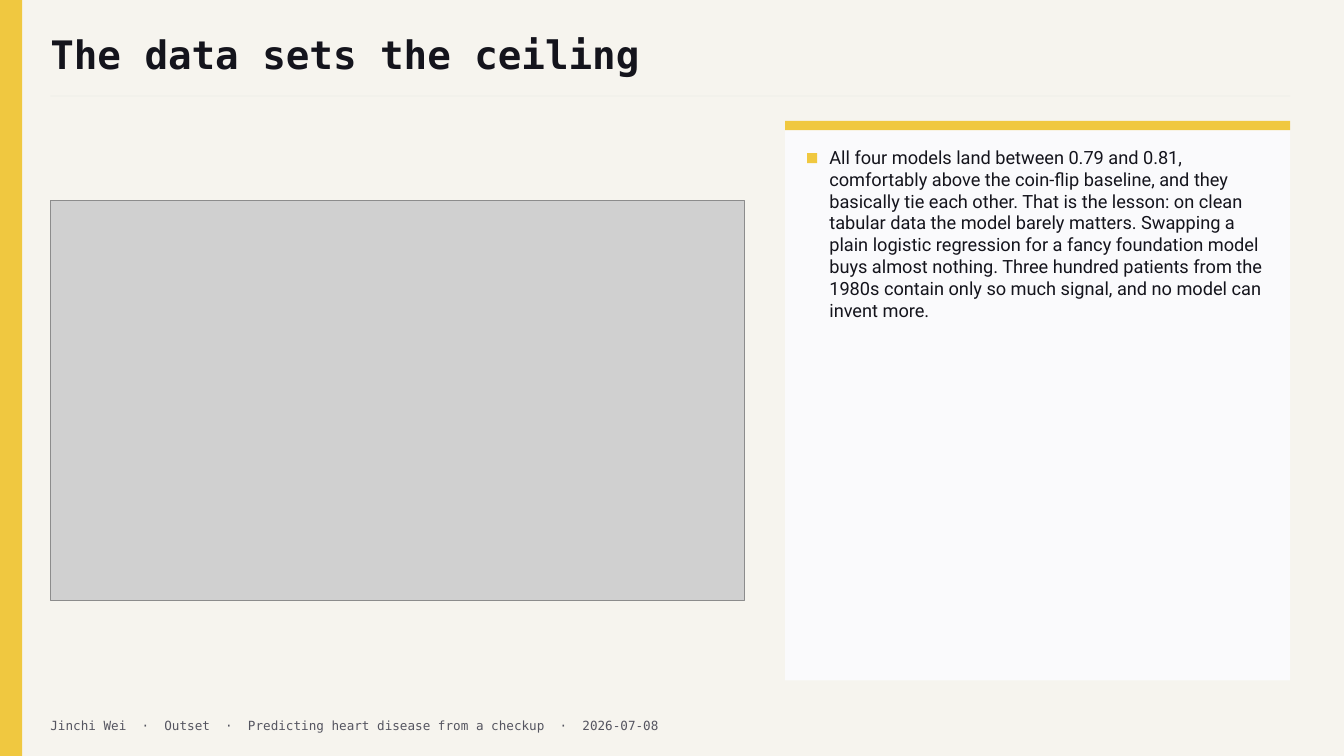
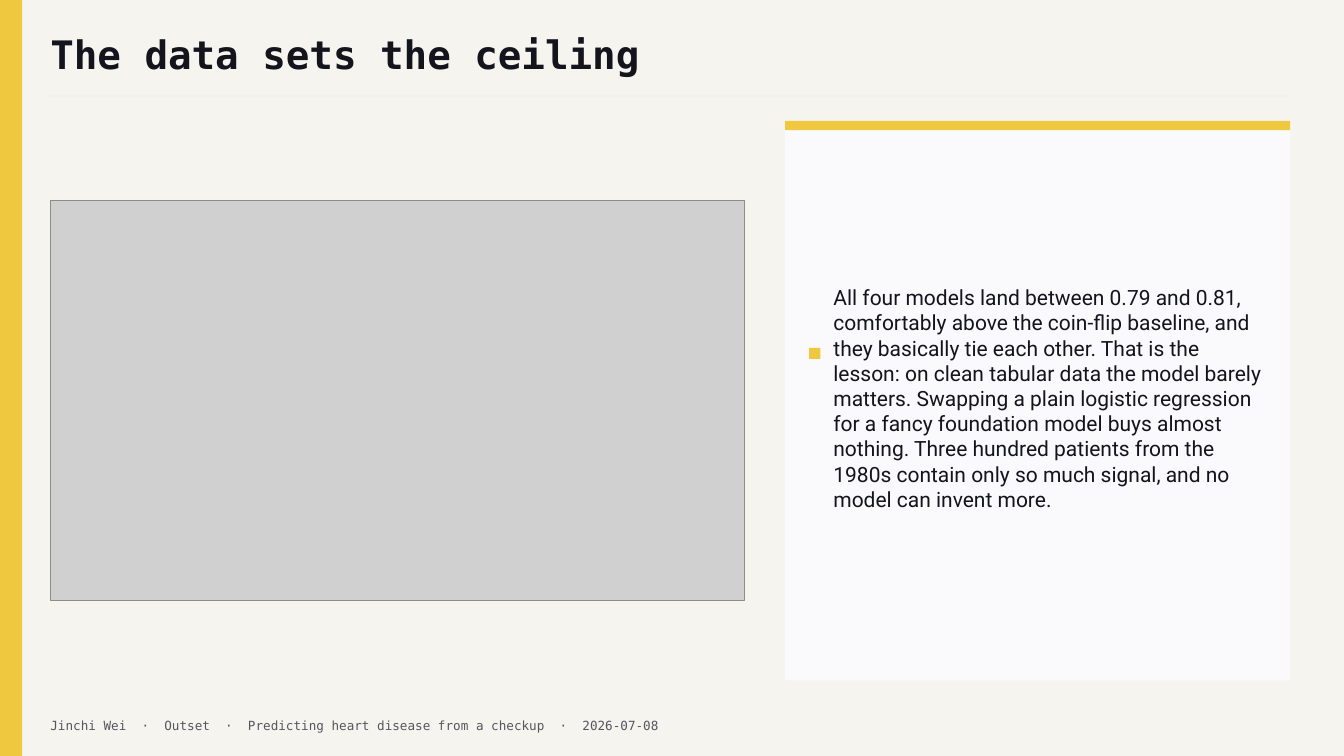
Before and after one commit to jinchiwei/outset-ai-healthcare, a slide deck: slide 9 of solutions/g5_heart/slides/g5_heart.pptx. Drawn at 1344x756 pixels with LibreOffice and Linux fonts; fonts in the diff are those of the drawing; grey boxes stand for pictures. Boxes give left, top, right and bottom in pixels: in the first picture for what was removed or moved away, otherwise in the second. Text is boxed around its words. In the diff, an @@ line names an element or a change of style, - is before the commit and + after.

```diff
--- a/solutions/g5_heart/slides/g5_heart.pptx
+++ b/solutions/g5_heart/slides/g5_heart.pptx
@@ text "All four models land between ..." at bbox=[833, 289, 1261, 508]: size 13 to 15 pt; vertical alignment top to middle @@
@@ rectangle: place and size @@
-rectangle at bbox=[808, 153, 818, 163]
+rectangle at bbox=[810, 348, 821, 359]
```
Also in this commit, not shown: 9 other slides changed, 3 other files.
